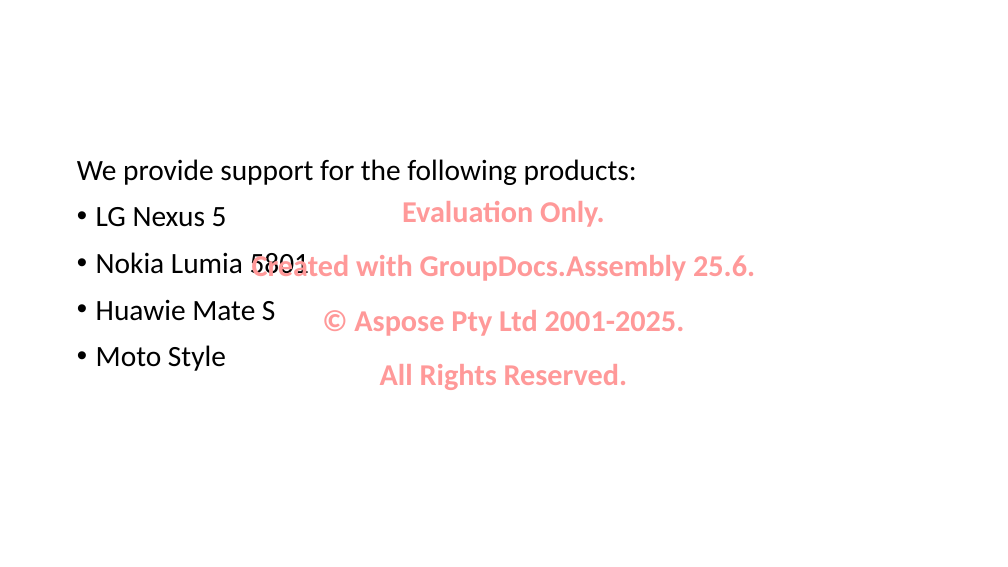
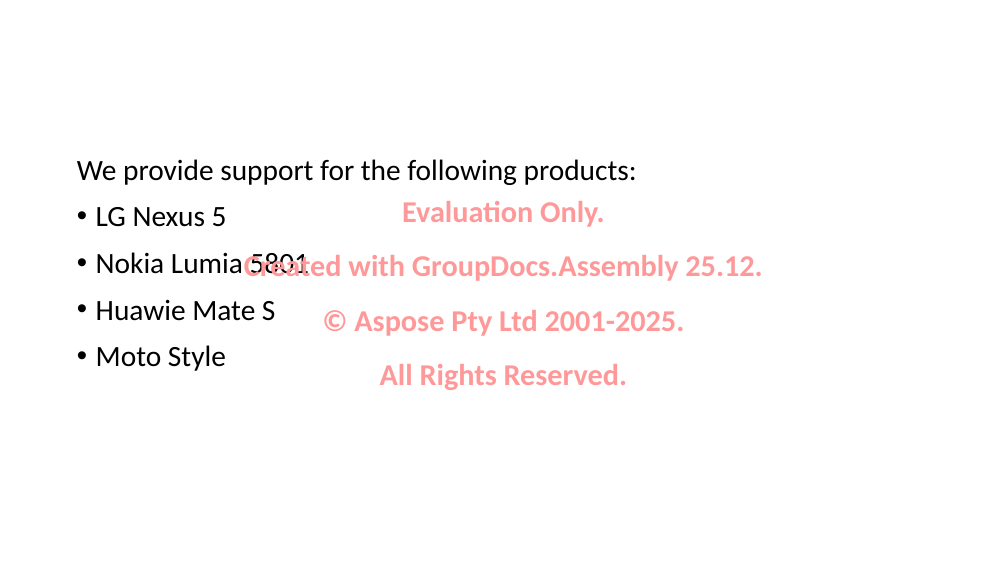
Before and after one commit to groupdocs-assembly/GroupDocs.Assembly-for-.NET, a slide deck: slide 1 of Examples/Data/Artifacts/AssembleBulletedList.odp. Drawn at 1008x567 pixels with LibreOffice and Linux fonts; fonts in the diff are those of the drawing. Boxes give left, top, right and bottom in pixels: in the first picture for what was removed or moved away, otherwise in the second. Text is boxed around its words. In the diff, an @@ line names an element or a change of style, - is before the commit and + after.

Commit message:
Groupdocs.Assembly 25.12 December Christmas Release update

```diff
--- a/Examples/Data/Artifacts/AssembleBulletedList.odp
+++ b/Examples/Data/Artifacts/AssembleBulletedList.odp
@@ text at (244, 253, 762, 281): text changed @@
-Created with GroupDocs.Assembly 25.6.
+Created with GroupDocs.Assembly 25.12.
```
Also in this commit, not shown: 27 other files.
